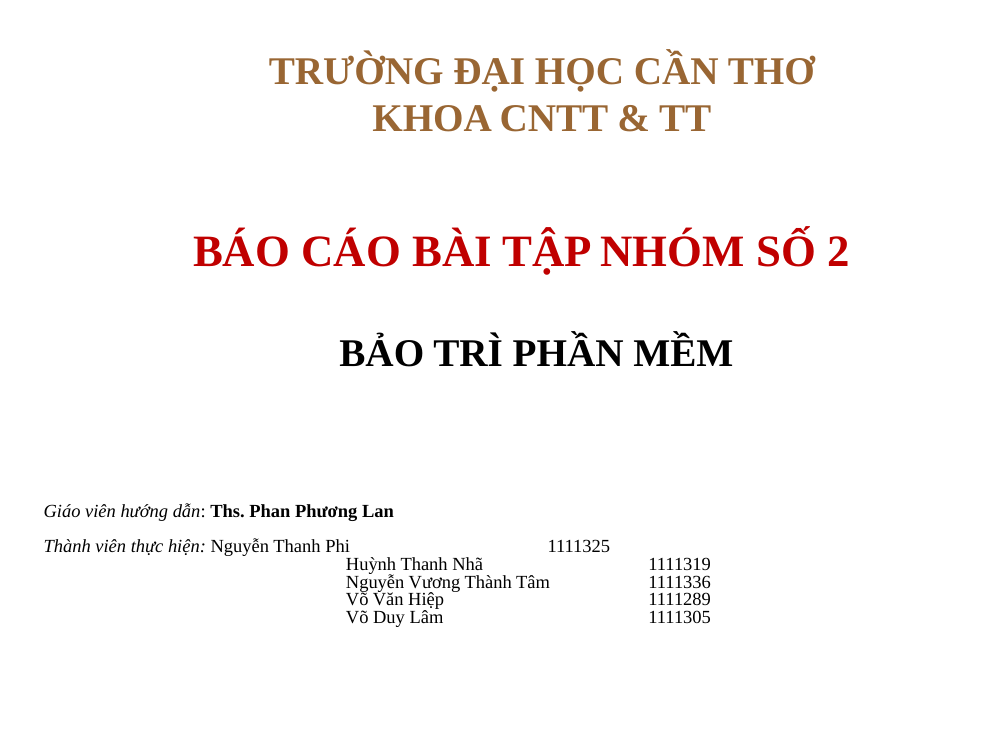
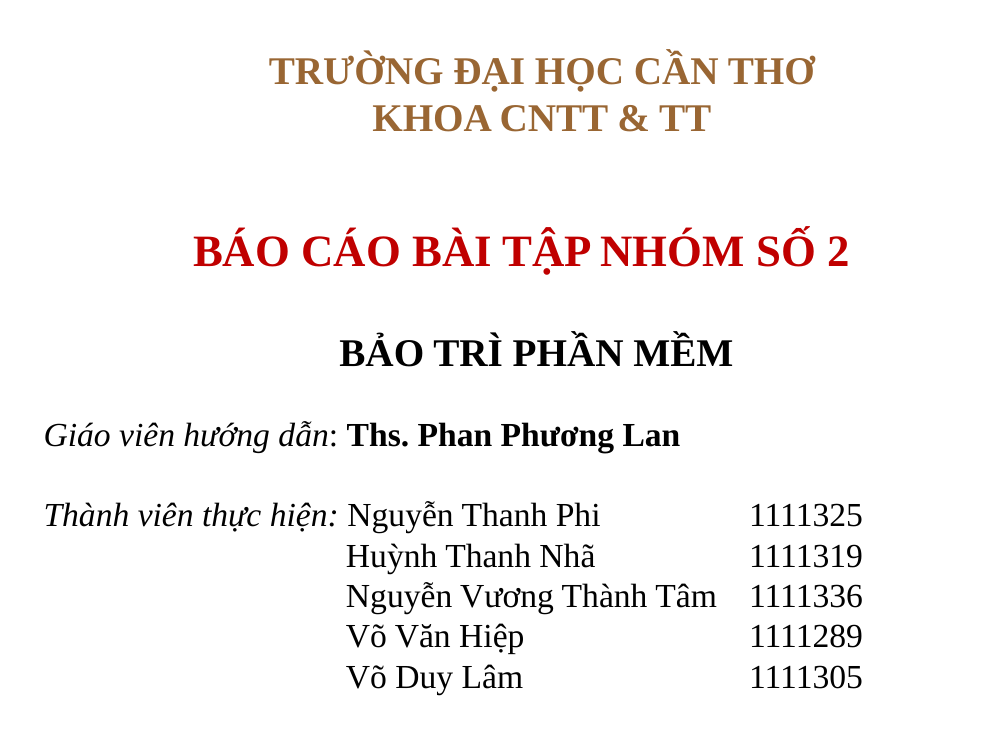
Before and after one commit to thanhphi0127/manager-configuration, a slide deck: slide 1 of doc/baitapso2/BAOTRI_BAITAP2.ppt. Drawn at 1008x756 pixels with LibreOffice and Linux fonts; fonts in the diff are those of the drawing; background and template pictures are left out. Boxes give left, top, right and bottom in pixels: in the first picture for what was removed or moved away, otherwise in the second. Text is boxed around its words. In the diff, an @@ line names an element or a change of style, - is before the commit and + after.

```diff
--- a/doc/baitapso2/BAOTRI_BAITAP2.ppt
+++ b/doc/baitapso2/BAOTRI_BAITAP2.ppt
@@ text "Giáo viên hướng dẫn: Ths. ..." at (44,421,863,694): size 13.2 to 24 pt; line spacing 0.8 to 1 @@
```
Also in this commit, not shown: 2 other slides changed.
